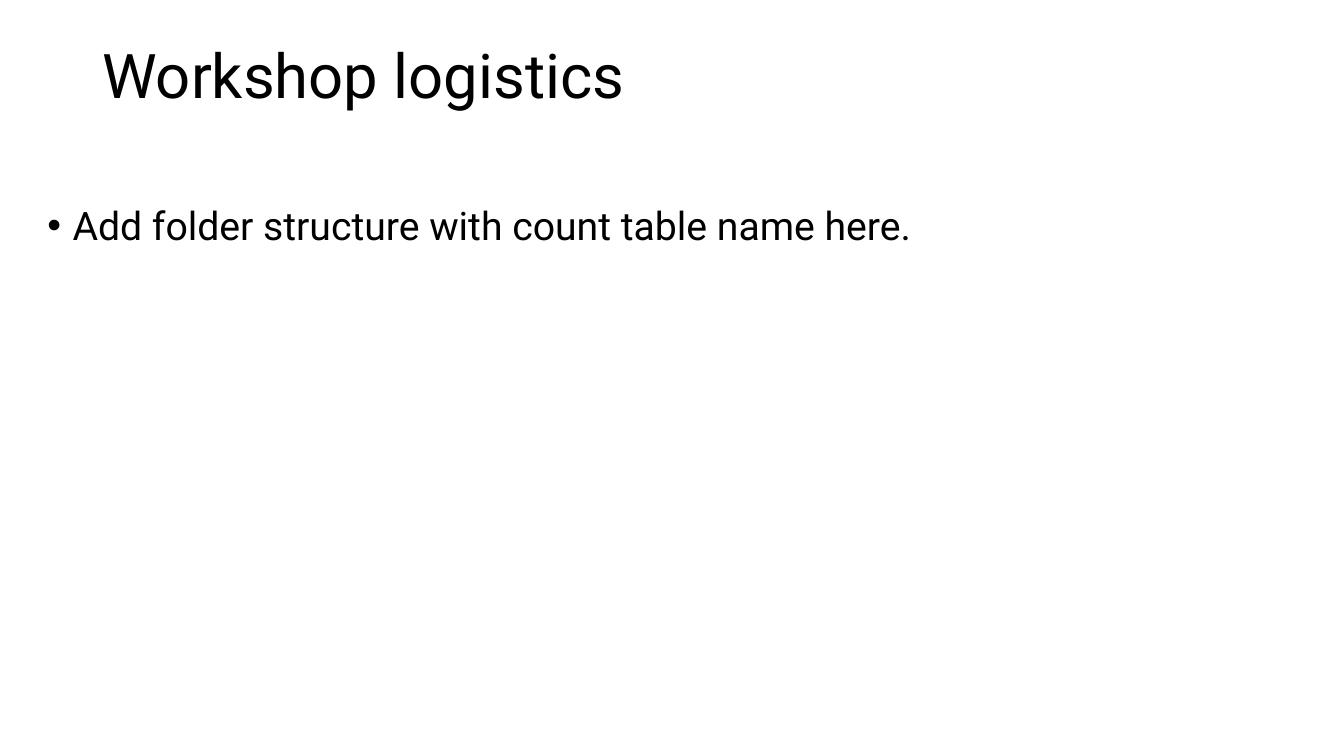
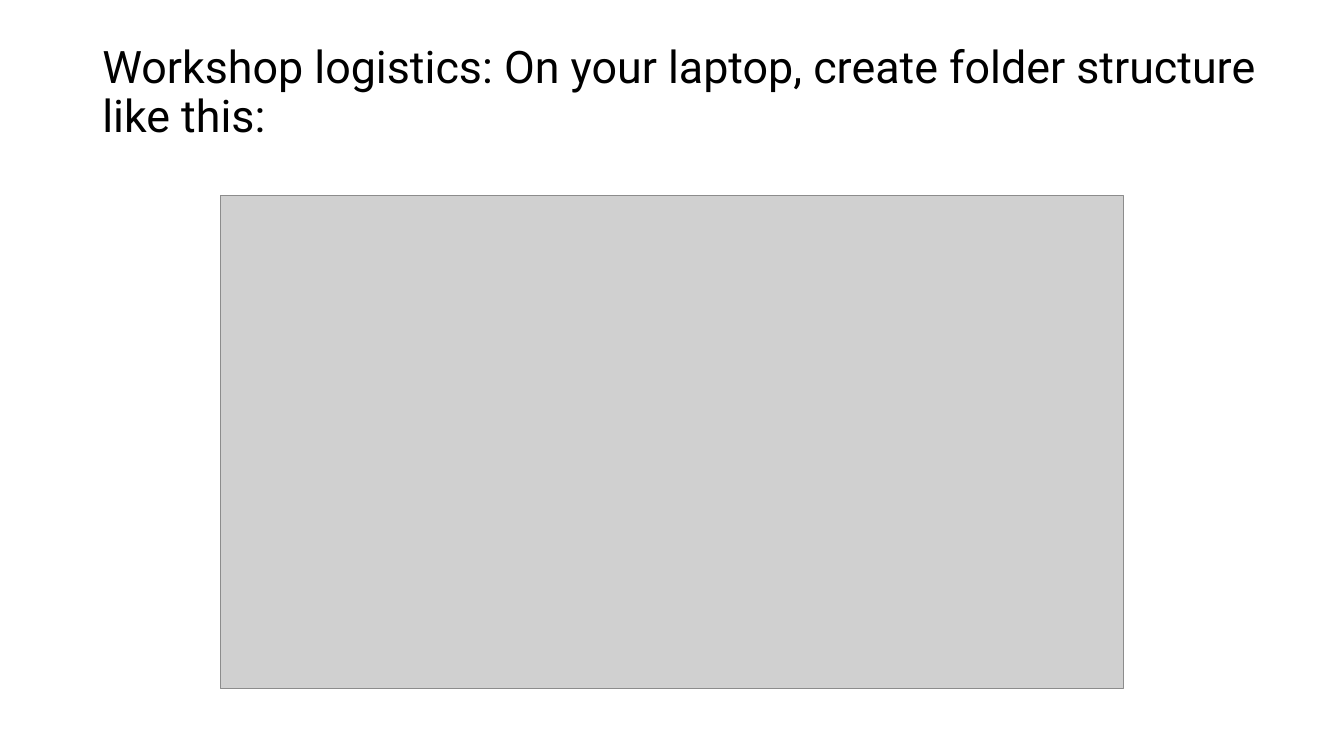
Before and after one commit to mishapaauw/RNA-seq-workshop, a slide deck: slide 11 of resources/DAY2_DESeq2.pptx. Drawn at 1344x756 pixels with LibreOffice and Linux fonts; fonts in the diff are those of the drawing; grey boxes stand for pictures. Boxes give left, top, right and bottom in pixels: in the first picture for what was removed or moved away, otherwise in the second. Text is boxed around its words. In the diff, an @@ line names an element or a change of style, - is before the commit and + after.

```diff
--- a/resources/DAY2_DESeq2.pptx
+++ b/resources/DAY2_DESeq2.pptx
@@ text at [102,49,1255,133]: text changed; size 44 to 32 pt @@
-Workshop logistics
+Workshop logistics: On your laptop, create folder structure like this:
@@ picture added at [221,196,1124,689] @@
@@ text removed at [73,210,911,241] @@
-• Add folder structure with count table name here.
```
Also in this commit, not shown: 1 other slide changed.
